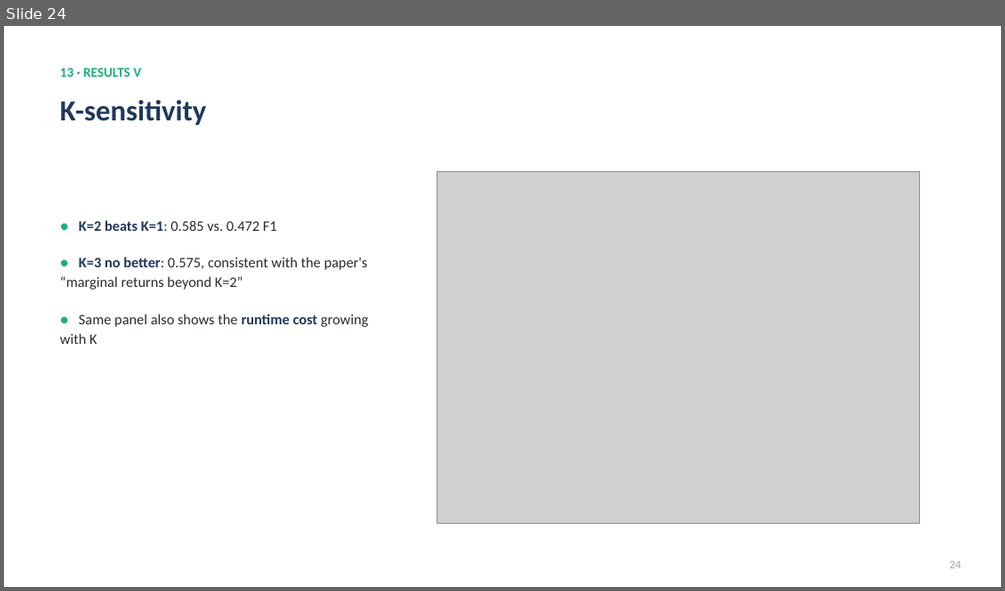
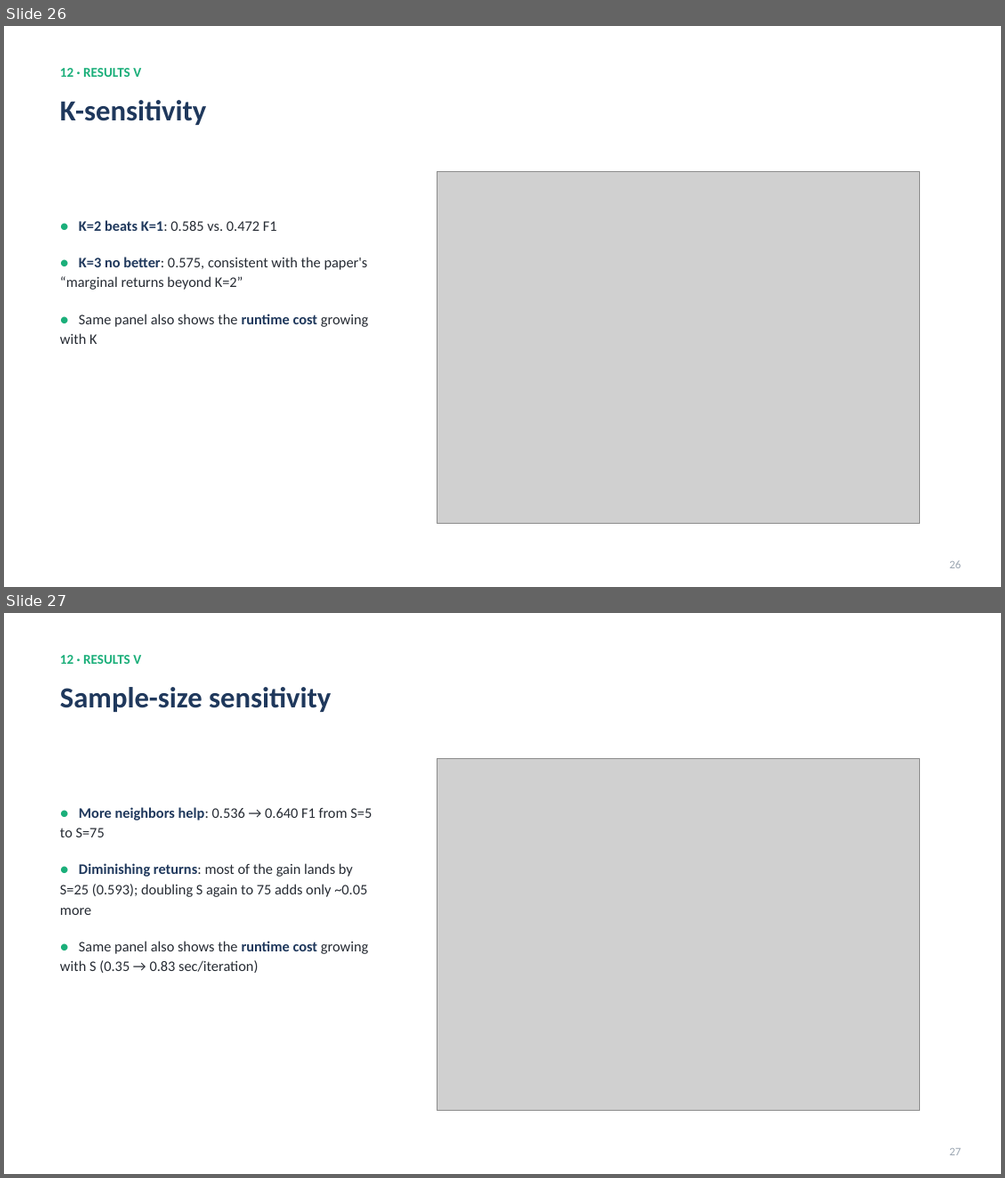
Before and after one commit to fedeceru/GraphSAGE, a slide deck: presentation/GraphSAGE_presentation.pptx. Shown one above the other, each under a label of ours: slide 24 before the commit, slides 26 and 27 after it. The pictures are 1005x591 and 1005x1178 pixels, drawn with LibreOffice and Linux fonts; fonts in the diff are those of the drawing; grey boxes stand for pictures. Boxes give left, top, right and bottom in pixels: in the first picture for what was removed or moved away, otherwise in the second. Text is boxed around its words. In the diff, an @@ line names an element or a change of style, - is before the commit and + after.

```diff
--- a/presentation/GraphSAGE_presentation.pptx
+++ b/presentation/GraphSAGE_presentation.pptx
@@ slide 27 added at [4,613,1001,1174], background #FFFFFF @@
@@ text added at [60,655,141,664], 13 pt, text #1BAF7A, bold @@
+12 · RESULTS V
@@ text added at [60,687,331,712], 28 pt, text #1F385C, bold @@
+Sample-size sensitivity
@@ picture added at [437,759,920,1111] @@
@@ text added at [60,807,372,973], 14 pt, text #262B33 @@
+● More neighbors help: 0.536 → 0.640 F1 from S=5 to S=75
+● Diminishing returns: most of the gain lands by S=25 (0.593); doubling S again to 75 adds only ~0.05 more
+● Same panel also shows the runtime cost growing with S (0.35 → 0.83 sec/iteration)
@@ text added at [949,1148,961,1155], 11 pt, text #9AA5B1 @@
+27
@@ what was slide 24 is now slide 26 @@
@@ slide 26 changed as well @@
@@ text at [60,68,141,77]: text changed @@
-13 · RESULTS V
+12 · RESULTS V
@@ text at [949,560,961,568]: text changed @@
-24
+26
```
Also in this commit, not shown: 24 other slides changed, 3 other slides added, 1 slide removed, 15 other files.
